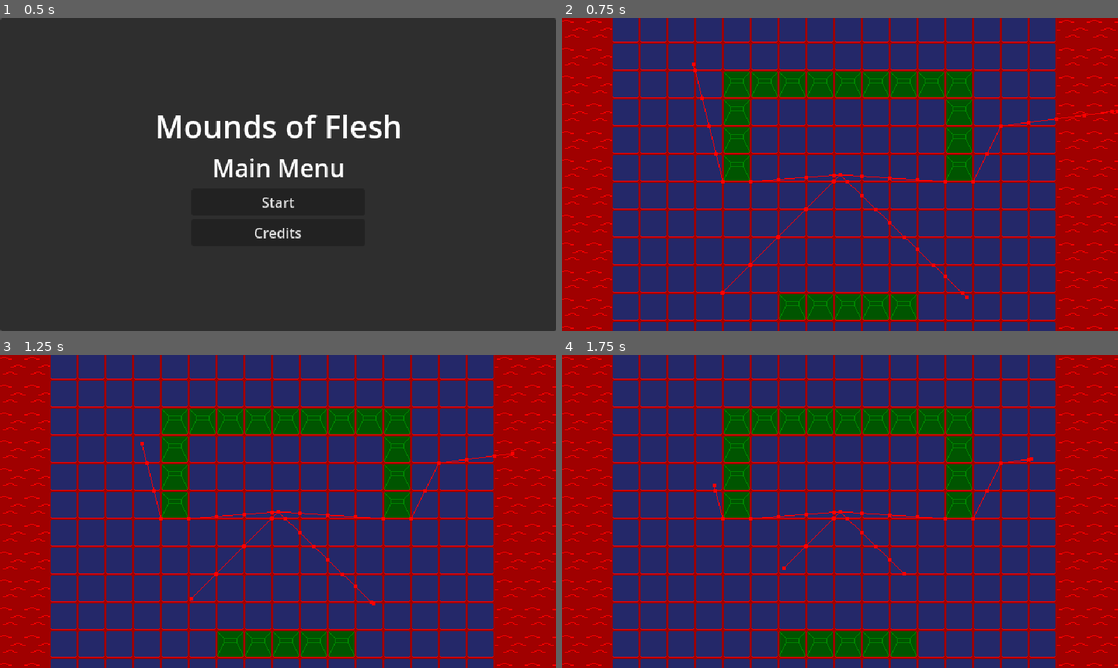
Above: before the commit, frames 1-4 (two rows, left to right).
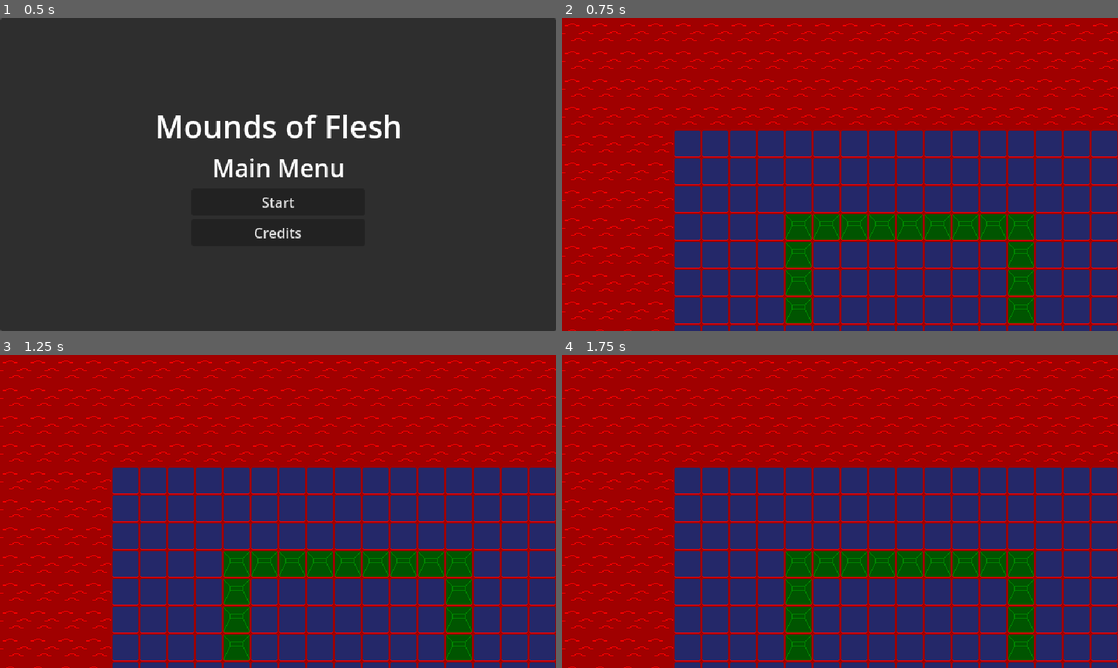
Above: after the commit, the same moments.

Repository: Burger-Bois/LD54-Godot-Team
Game: Godot game, scene res://scenes/main.tscn
Same seed, same stepped clock (60 frames per second), same inputs: the game is played once before the commit and once after it.
Inputs (mouse positions are in pixels of both pictures, inside the frame that each line leads up to):
- Up to frame 1 (0.5 s): no input
- Up to frame 2 (0.75 s): click "Start" at 0.5 s
- Up to frame 3 (1.25 s): no input
- Up to frame 4 (1.75 s): tap Enter (ui_accept) at 1.25, 1.35, 1.52 s; move the mouse to (962, 495) at 1.27 s; hold D (right) from 1.28 s (still down)

Frame 1 is identical in both runs. In frame 2, 58% of the frame differs, in the area x 0-100%, y 0-100%; in frame 3, 58%; in frame 4, 58%.
Error before the commit: Parse Error: Class "Player" hides a global script class. (res://scripts/player.gd:2)
Error after the commit: Invalid access to property or key 'global_position' on a base object of type 'null instance'. (res://scripts/enemy.gd:17)

Commit message:
delete player
This breaks everything

Diff:
--- a/scenes/enemy.tscn
+++ b/scenes/enemy.tscn
@@ -14,12 +14,12 @@
 
 [node name="NavigationAgent2D" type="NavigationAgent2D" parent="."]
 navigation_layers = 3
+path_postprocessing = 1
 avoidance_enabled = true
 neighbor_distance = 20.0
 time_horizon_obstacles = 1.0
 avoidance_layers = 3
 avoidance_mask = 3
-debug_enabled = true
 
 [node name="CollisionShape2D" type="CollisionShape2D" parent="."]
 shape = SubResource("CircleShape2D_1rnnr")
--- a/scenes/level.tscn
+++ b/scenes/level.tscn
@@ -1,9 +1,8 @@
-[gd_scene load_steps=13 format=3 uid="uid://coqgvdkqrbi4x"]
+[gd_scene load_steps=12 format=3 uid="uid://coqgvdkqrbi4x"]
 
 [ext_resource type="Texture2D" uid="uid://cbyb6qadtydrw" path="res://assets/water.png" id="1_x14sm"]
 [ext_resource type="Texture2D" uid="uid://dmuw3g0713wa0" path="res://assets/island.png" id="2_a3ue1"]
 [ext_resource type="Texture2D" uid="uid://6vqlb61b2kvx" path="res://assets/wall.png" id="3_3dy2v"]
-[ext_resource type="PackedScene" uid="uid://cbilrdeoifom8" path="res://scenes/player.tscn" id="3_knnai"]
 [ext_resource type="PackedScene" uid="uid://bb6fupav162eu" path="res://scenes/enemy.tscn" id="4_bv5dq"]
 
 [sub_resource type="NavigationPolygon" id="NavigationPolygon_gmi7p"]
@@ -70,33 +69,22 @@
 format = 2
 layer_0/tile_data = PackedInt32Array(0, 0, 0, 720896, 0, 0, 19, 0, 0, 720915, 1, 0, 131084, 0, 0, 196620, 0, 0, 196619, …(8043 unchanged characters)…
 
-[node name="Player" parent="." instance=ExtResource("3_knnai")]
-position = Vector2(391, 344)
-scale = Vector2(0.6, 0.6)
-collision_layer = 1
-
-[node name="Camera2D" type="Camera2D" parent="Player"]
-limit_left = 0
-limit_top = 0
-limit_right = 768
-limit_bottom = 768
-
 [node name="Enemy" parent="." node_paths=PackedStringArray("target") instance=ExtResource("4_bv5dq")]
 position = Vector2(722, 269)
 collision_mask = 2
-target = NodePath("../Player")
+target = NodePath("")
 
 [node name="Enemy2" parent="." node_paths=PackedStringArray("target") instance=ExtResource("4_bv5dq")]
 position = Vector2(247, 488)
 collision_mask = 2
-target = NodePath("../Player")
+target = NodePath("")
 
 [node name="Enemy3" parent="." node_paths=PackedStringArray("target") instance=ExtResource("4_bv5dq")]
 position = Vector2(219, 206)
 collision_mask = 2
-target = NodePath("../Player")
+target = NodePath("")
 
 [node name="Enemy4" parent="." node_paths=PackedStringArray("target") instance=ExtResource("4_bv5dq")]
 position = Vector2(545, 493)
 collision_mask = 2
-target = NodePath("../Player")
+target = NodePath("")
--- a/scenes/player.tscn
+++ /dev/null
@@ -1,23 +0,0 @@
-[gd_scene load_steps=3 format=3 uid="uid://cbilrdeoifom8"]
-
-[ext_resource type="Script" path="res://scripts/player.gd" id="1_iog8e"]
-
-[sub_resource type="CapsuleShape2D" id="CapsuleShape2D_7sw6g"]
-radius = 20.0
-height = 80.0
-
-[node name="Player" type="CharacterBody2D"]
-position = Vector2(333, 158)
-collision_layer = 2
-collision_mask = 3
-motion_mode = 1
-script = ExtResource("1_iog8e")
-
-[node name="CollisionShape2D" type="CollisionShape2D" parent="."]
-shape = SubResource("CapsuleShape2D_7sw6g")
-metadata/_edit_lock_ = true
-
-[node name="AnimatedSprite2D" type="AnimatedSprite2D" parent="."]
-metadata/_edit_lock_ = true
-
-[node name="Camera2D" type="Camera2D" parent="."]
--- a/scripts/Player.gd
+++ /dev/null
@@ -1,77 +0,0 @@
-extends CharacterBody2D
-class_name Player
-
-# consts / exposed vars
-const _max_move_speed = 300.0
-const _max_health = 100
-const _max_rotation_speed = 7
-
-# Get the gravity from the project settings to be synced with RigidBody nodes.
-#var gravity = ProjectSettings.get_setting("physics/2d/default_gravity")
-var move_speed: float = 0
-var move_speed_modifier: float = 1
-var health = _max_health
-var is_aiming := false
-
-var mouse_position:Vector2
-
-func _physics_process(delta):
-	var direction := Vector2(
-		# This first line calculates the X direction, the vector's first component.
-		Input.get_action_strength("right") - Input.get_action_strength("left"),
-		# And here, we calculate the Y direction. Note that the Y-axis points
-		# DOWN in games. That is to say, a Y value of `1.0` points downward.
-		Input.get_action_strength("down") - Input.get_action_strength("up")
-	)
-
-	velocity = direction.normalized() * move_speed
-	#move_and_collide(motion)
-	move_and_slide()
-
-func _process(delta):
-	set_move_speed_based_on_health()
-	handle_player_rotation(delta)
-
-func handle_player_rotation(delta):
-	##self.look_at(mouse_position) # bad, non-phsysics based rotation
-	mouse_position = self.get_global_mouse_position()
-	var rotation_direction := get_angle_to(mouse_position)
-	# var rotation_speed = length of tangent of player's aim vector to the mouse %
-	rotation += rotation_direction * _max_rotation_speed * delta
-
-func set_move_speed_based_on_health():
-	move_speed_modifier = health / _max_health
-
-	if(move_speed_modifier < 0.5):
-		move_speed_modifier = 0.5
-	move_speed_modifier = clamp(move_speed_modifier, 0.5, 1)
-	move_speed = _max_move_speed * move_speed_modifier
-
-#OLD
-	# Add the gravity.
-	#if not is_on_floor():
-	#	velocity.y += gravity * delta
-	# Handle Jump.
-	#if Input.is_action_just_pressed("ui_accept") and is_on_floor():
-	#	velocity.y = JUMP_VELOCITY
-	# Get the input direction and handle the movement/deceleration.
-	# As good practice, you should replace UI actions with custom gameplay actions.
-	#var direction = Input.get_maxis("ui_left", "ui_right")
-	#if direction:
-	#	velocity.x = direction * SPEED
-	#else:
-	#	velocity.x = move_toward(velocity.x, 0, SPEED)
-
-func toggle_aim():
-	# unholtser gun + aim in one action
-	if(is_aiming):
-		is_aiming= false
-	is_aiming = true
-
-
-#func fire_action():
-	# if aiming
-		# fire gun
-	# else
-		# push action
-		# grab
